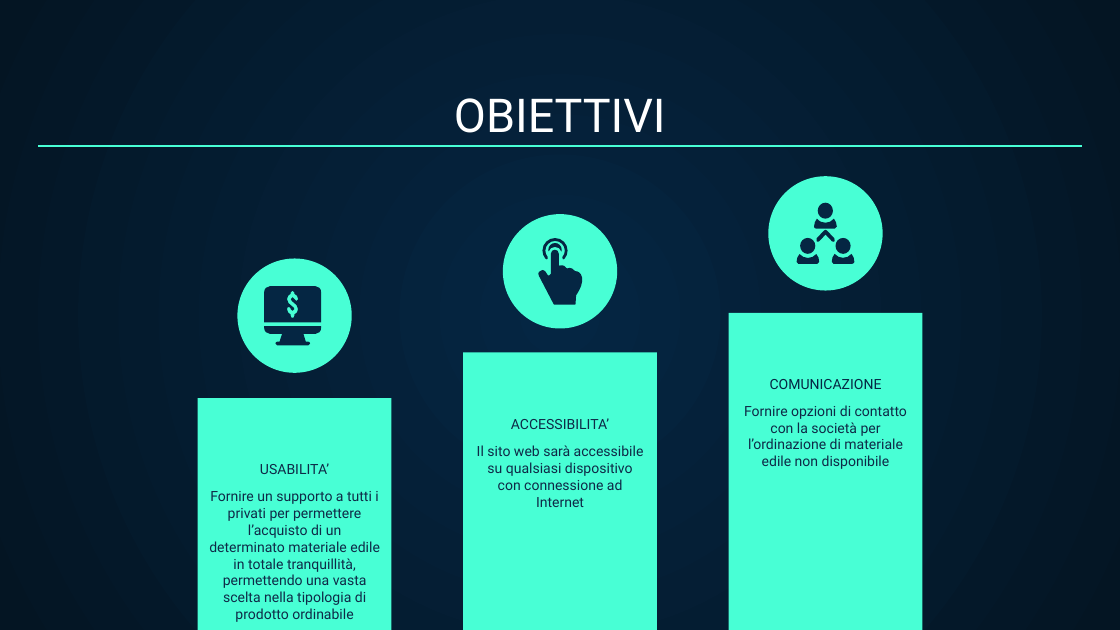
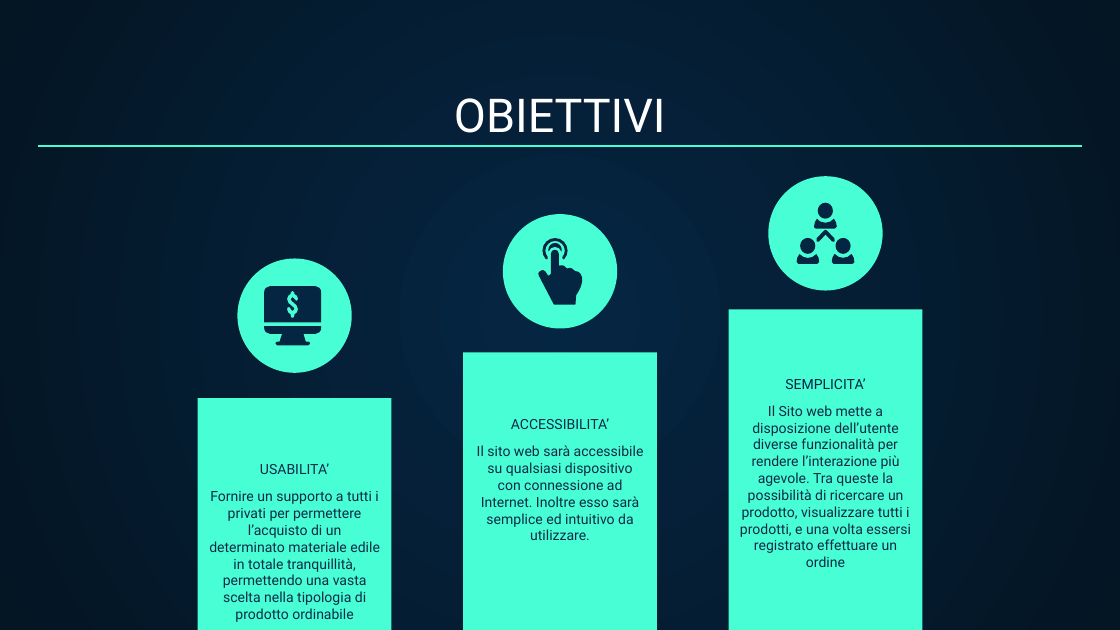
Before and after one commit to GiovanniUnisa/GiovanniUnisa, a slide deck: slide 6 of Presentazione.pptx (slide 7 before the commit). Drawn at 1120x630 pixels with LibreOffice and Linux fonts; fonts in the diff are those of the drawing. Boxes give left, top, right and bottom in pixels: in the first picture for what was removed or moved away, otherwise in the second. Text is boxed around its words. In the diff, an @@ line names an element or a change of style, - is before the commit and + after.

```diff
--- a/Presentazione.pptx
+++ b/Presentazione.pptx
@@ title at bbox=[785, 378, 865, 389]: text changed @@
-COMUNICAZIONE
+SEMPLICITA’
@@ subtitle at bbox=[740, 405, 911, 567]: text changed @@
-Fornire opzioni di contatto con la società per l’ordinazione di materiale edile non disponibile
+Il Sito web mette a disposizione dell’utente diverse funzionalità per rendere l’interazione più agevole. Tra queste la possibilità di ricercare un prodotto, visualizzare tutti i prodotti, e una volta essersi registrato effettuare un ordine
@@ subtitle at bbox=[477, 445, 644, 540]: text changed @@
-Il sito web sarà accessibile su qualsiasi dispositivo con connessione ad Internet
+Il sito web sarà accessibile su qualsiasi dispositivo con connessione ad Internet. Inoltre esso sarà semplice ed intuitivo da utilizzare.
```
Also in this commit, not shown: 4 other slides changed.
